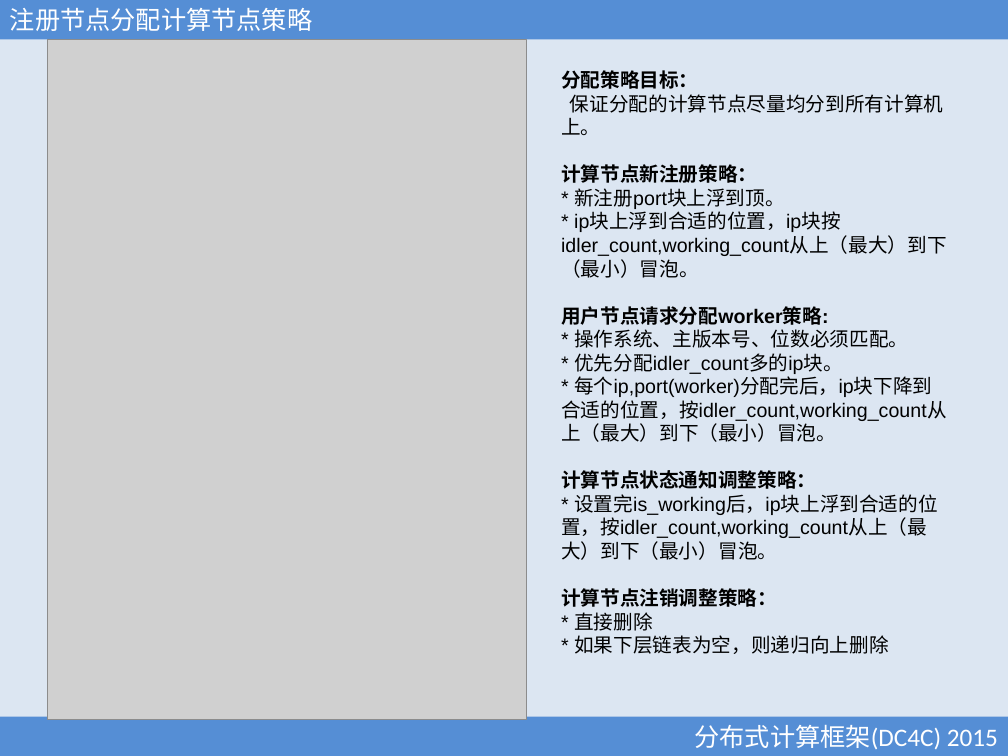
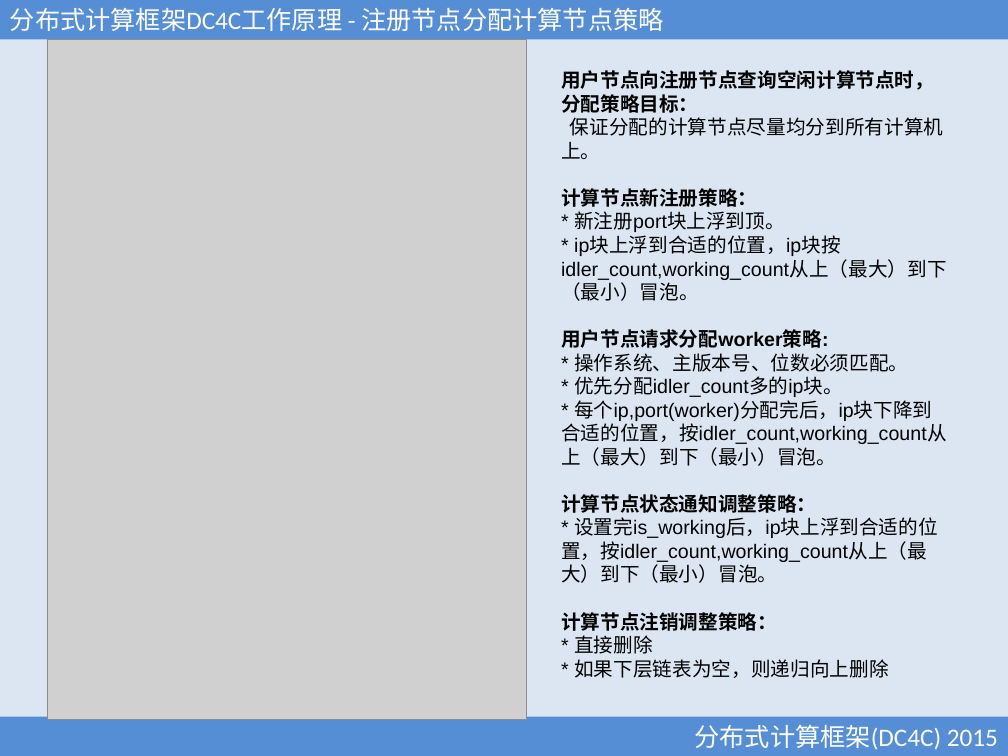
Before and after one commit to xubingyue/dc4c, a slide deck: slide 15 of doc/DC4C.ppt (slide 11 before the commit). Drawn at 1008x756 pixels with LibreOffice and Linux fonts; fonts in the diff are those of the drawing; grey boxes stand for pictures. Boxes give left, top, right and bottom in pixels: in the first picture for what was removed or moved away, otherwise in the second. Text is boxed around its words. In the diff, an @@ line names an element or a change of style, - is before the commit and + after.

```diff
--- a/doc/DC4C.ppt
+++ b/doc/DC4C.ppt
@@ text in rectangle at [10, 8, 663, 31]: text changed @@
-注册节点分配计算节点策略
+分布式计算框架DC4C工作原理 - 注册节点分配计算节点策略
@@ text at [561, 70, 934, 113]: text changed @@
-分配策略目标：
+用户节点向注册节点查询空闲计算节点时，分配策略目标：
```
Also in this commit, not shown: 10 other slides changed, 4 slides added, 14 other files.
